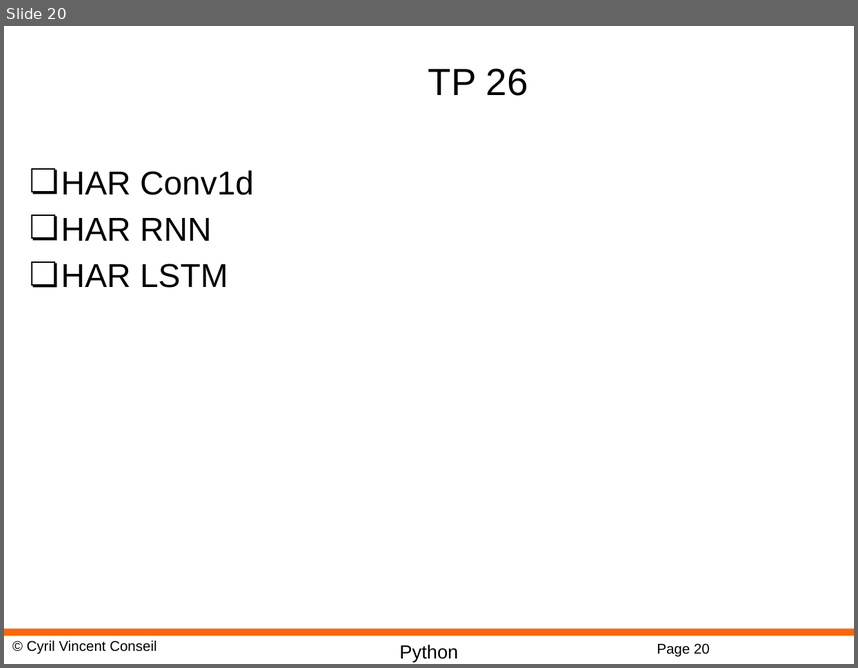
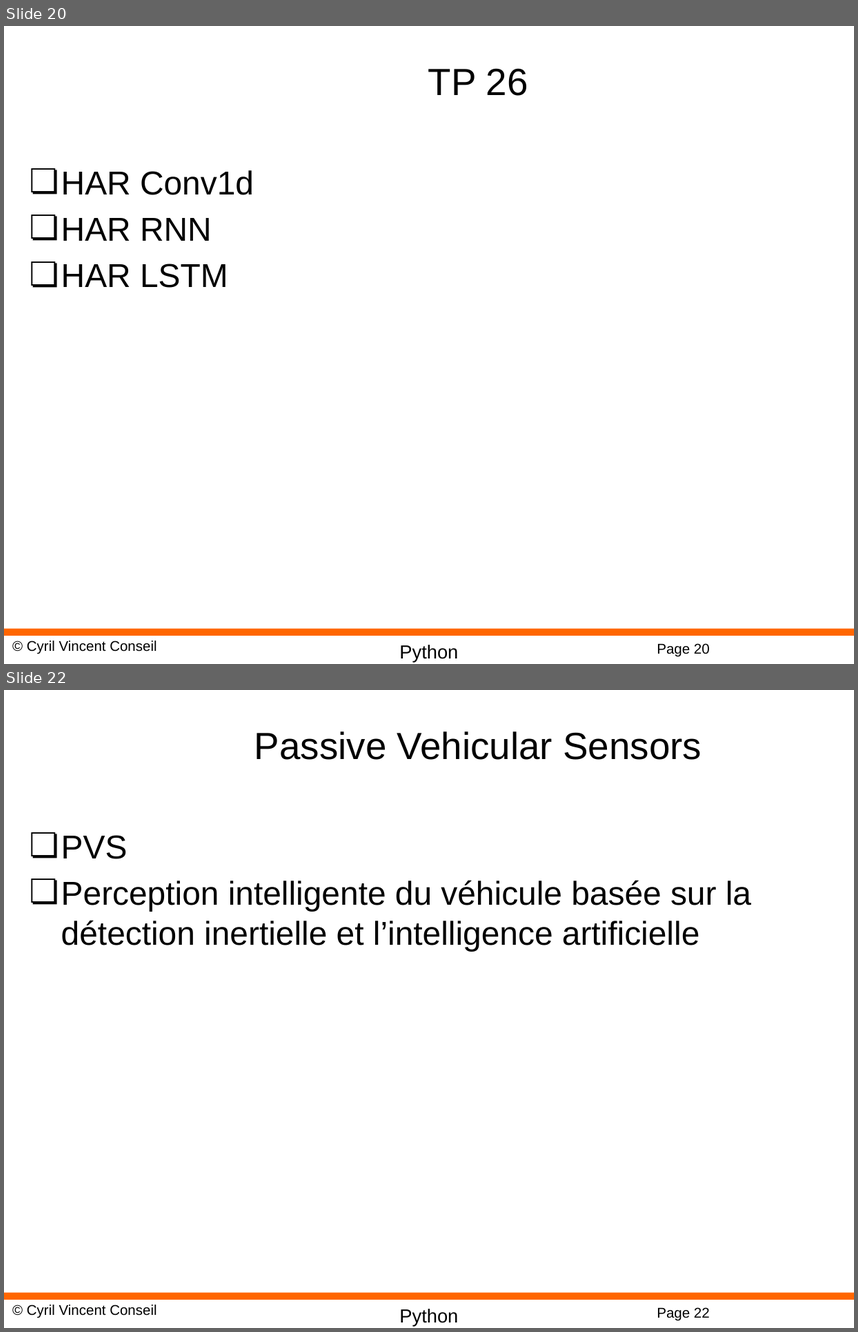
Before and after one commit to cyrilvincent/iot-ai, a slide deck: ppt/IoTAI26-RNN.pptx. Shown one above the other, each under a label of ours: slide 20 before the commit, slides 20 and 22 after it; the slides between them are not shown. The pictures are 858x668 and 858x1332 pixels, drawn with LibreOffice and Linux fonts; fonts in the diff are those of the drawing; background and template pictures are left out. Boxes give left, top, right and bottom in pixels: in the first picture for what was removed or moved away, otherwise in the second. Text is boxed around its words. In the diff, an @@ line names an element or a change of style, - is before the commit and + after.

```diff
--- a/ppt/IoTAI26-RNN.pptx
+++ b/ppt/IoTAI26-RNN.pptx
@@ slide 22 added at (4, 690, 854, 1328), background #FFFFFF; not listed: 4 template elements that a slide beside it also shows @@
@@ title added at (254, 731, 702, 760), 32 pt, text #000000 @@
+Passive Vehicular Sensors
@@ text added at (61, 835, 751, 951), 28 pt, text #000000 @@
+❏ PVS
+❏ Perception intelligente du véhicule basée sur la détection inertielle et l’intelligence artificielle
```
Also in this commit, not shown: 4 other slides added, 5 other files.
